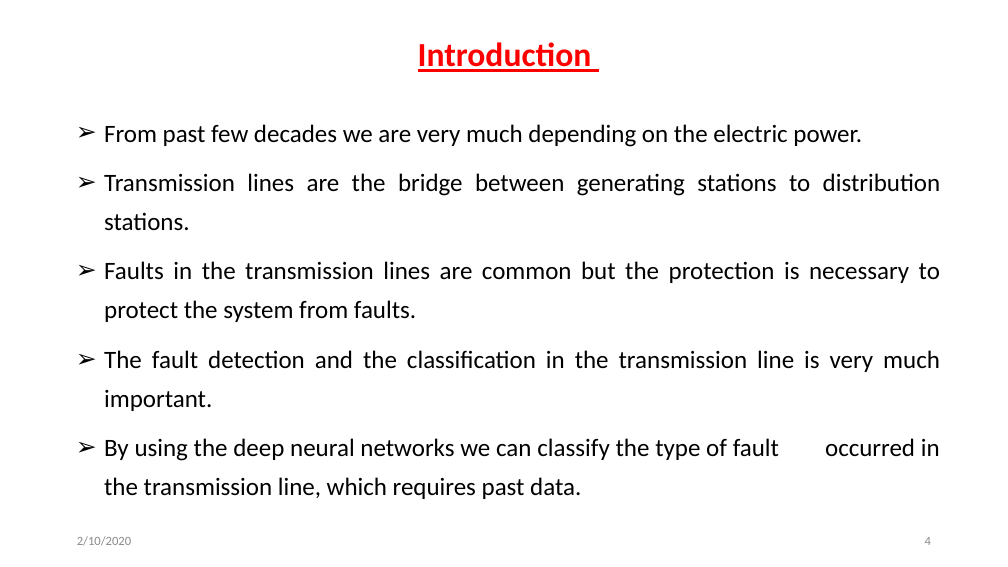
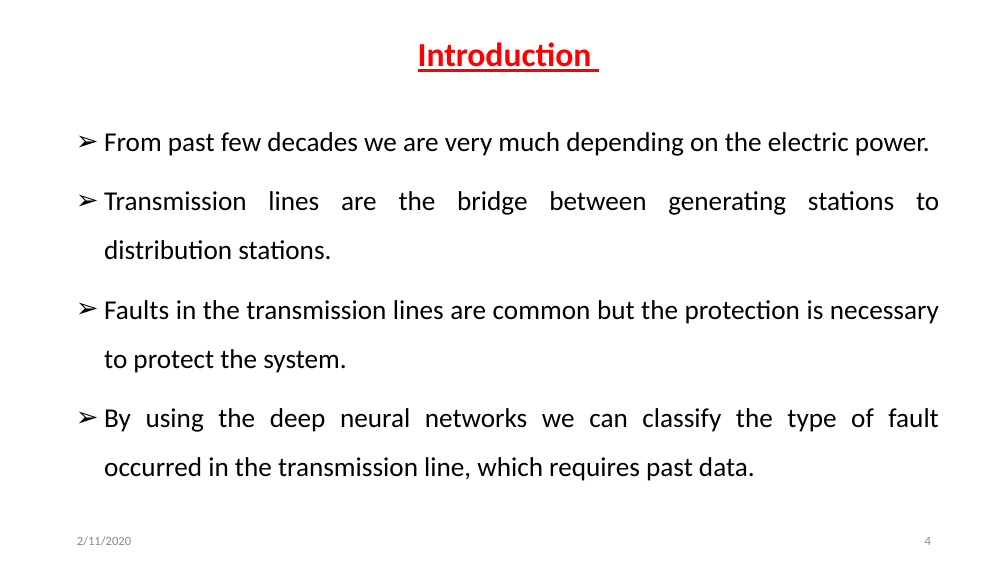
Before and after one commit to svec-final-year-project-eee/Project, a slide deck: slide 4 of Reviews/second review/Second Oral Presentation.pptx. Drawn at 1008x567 pixels with LibreOffice and Linux fonts; fonts in the diff are those of the drawing. Boxes give left, top, right and bottom in pixels: in the first picture for what was removed or moved away, otherwise in the second. Text is boxed around its words. In the diff, an @@ line names an element or a change of style, - is before the commit and + after.

```diff
--- a/Reviews/second review/Second Oral Presentation.pptx
+++ b/Reviews/second review/Second Oral Presentation.pptx
@@ subtitle at box(104, 132, 939, 481): size 23.8 to 25.9 pt in "From past few decades we are very ...", "Transmission lines are the bridge between generating ...", "By using the deep neural networks we ..."; line spacing 1.3 to 1.5 @@
@@ subtitle at box(104, 300, 939, 373): text changed; size 23.8 to 25.9 pt @@
-➢ Faults in the transmission lines are common but the protection is necessary to protect the system from faults.
-➢ The fault detection and the classification in the transmission line is very much important.
+➢ Faults in the transmission lines are common but the protection is necessary to protect the system.
@@ text at box(77, 536, 131, 546): text changed @@
-2/10/2020
+2/11/2020
```
Also in this commit, not shown: 15 other slides changed, 1 other file.
